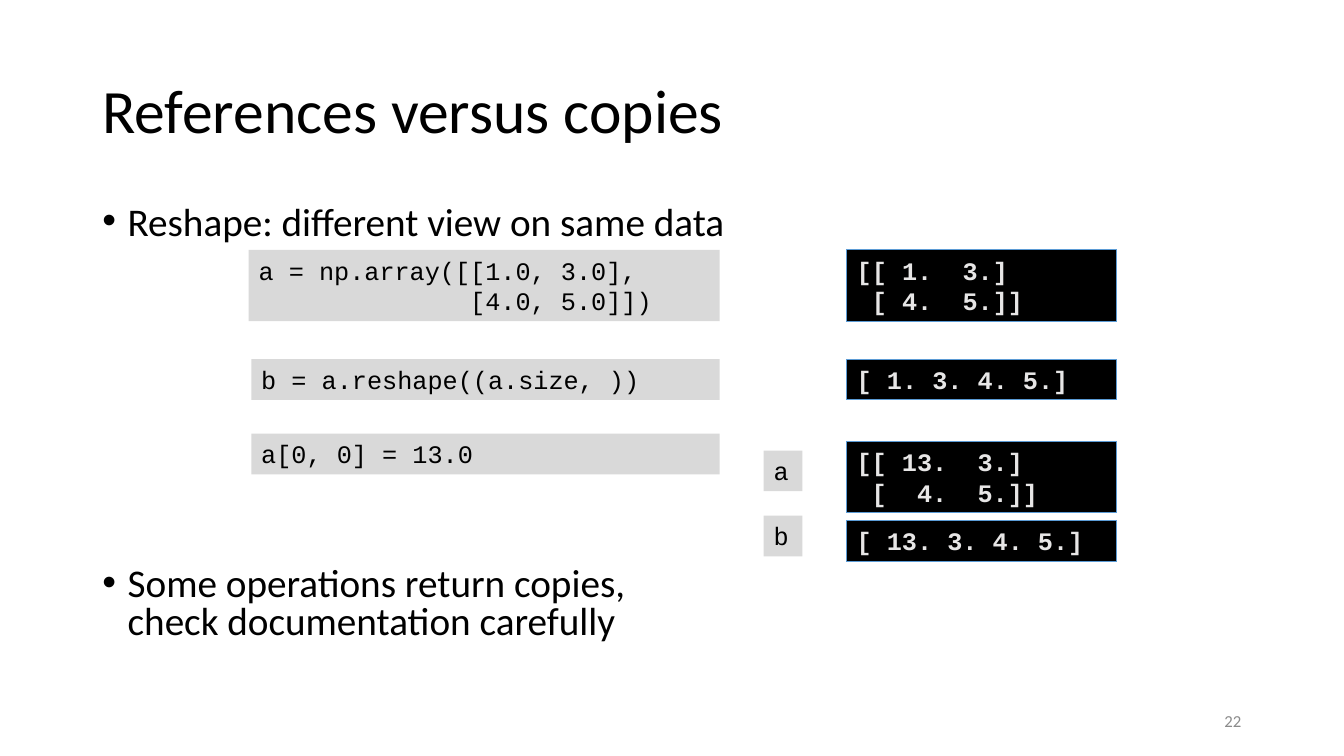
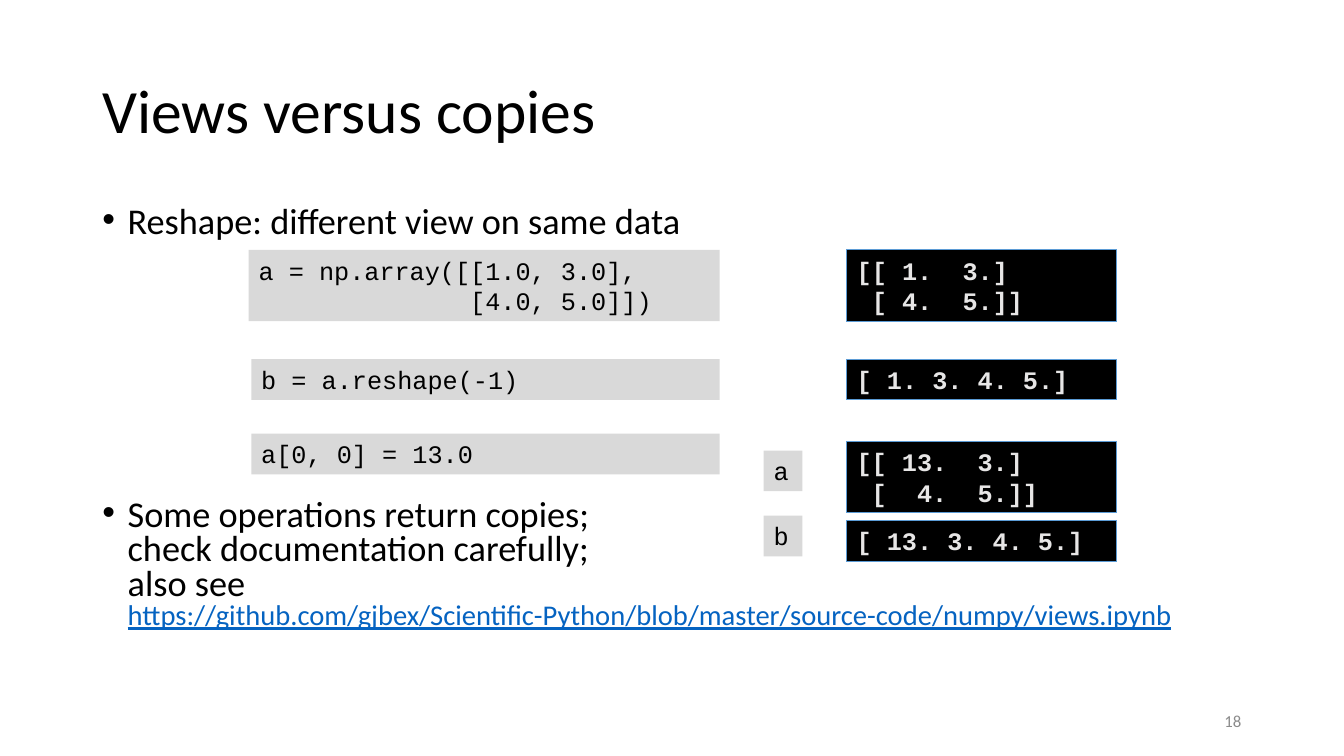
Before and after one commit to gjbex/Scientific-Python, a slide deck: slide 18 of scientific_python.pptx (slide 22 before the commit). Drawn at 1344x756 pixels with LibreOffice and Linux fonts; fonts in the diff are those of the drawing. Boxes give left, top, right and bottom in pixels: in the first picture for what was removed or moved away, otherwise in the second. Text is boxed around its words. In the diff, an @@ line names an element or a change of style, - is before the commit and + after.

```diff
--- a/scientific_python.pptx
+++ b/scientific_python.pptx
@@ title at box(102, 90, 595, 143): text changed @@
-References versus copies
+Views versus copies
@@ text at box(128, 208, 680, 240): size 28 to 25.9 pt in "Reshape: different view on same data" @@
@@ text in rectangle at box(261, 370, 519, 395): text changed @@
-b = a.reshape((a.size, ))
+b = a.reshape(-1)
@@ text at box(128, 502, 1171, 630): text changed; size 28 to 20.4 pt; text colour #000000 to #0563C1 @@
-• Some operations return copies,
-  check documentation carefully
+• Some operations return copies;
+  check documentation carefully;
+  also see
+  https://github.com/gjbex/Scientific-Python/blob/master/source-code/numpy/views.ipynb
@@ page number at box(1224, 715, 1241, 727): text changed @@
-22
+18
```
Also in this commit, not shown: 7 other slides changed, 1 slide added.
